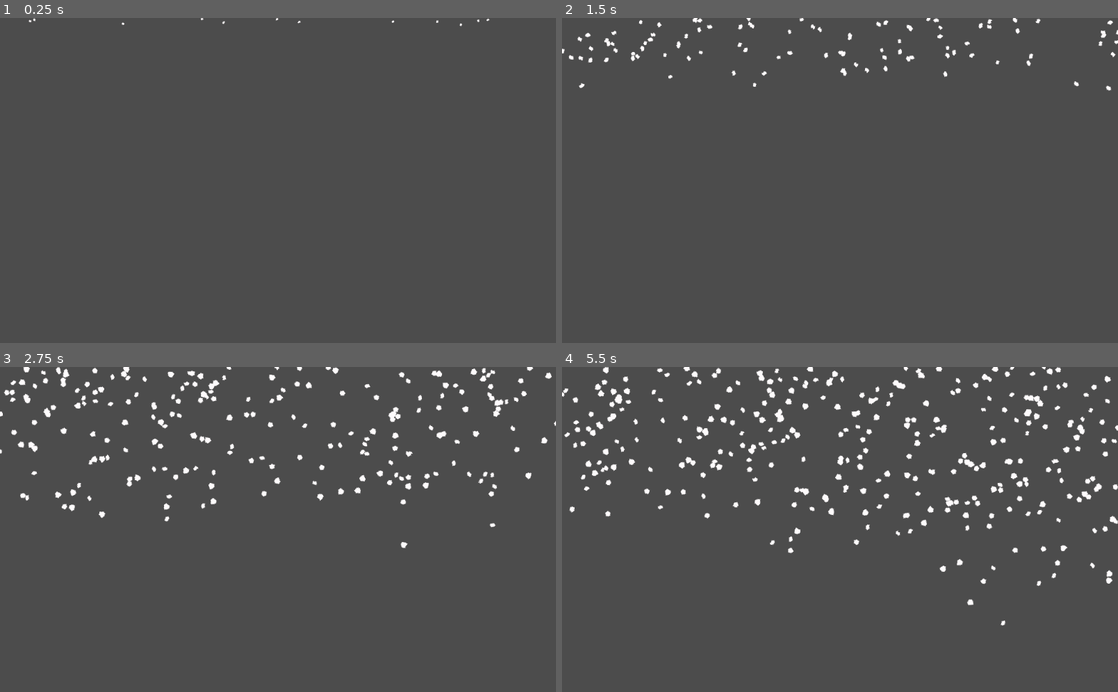
Above: before the commit, frames 1-4 (two rows, left to right).
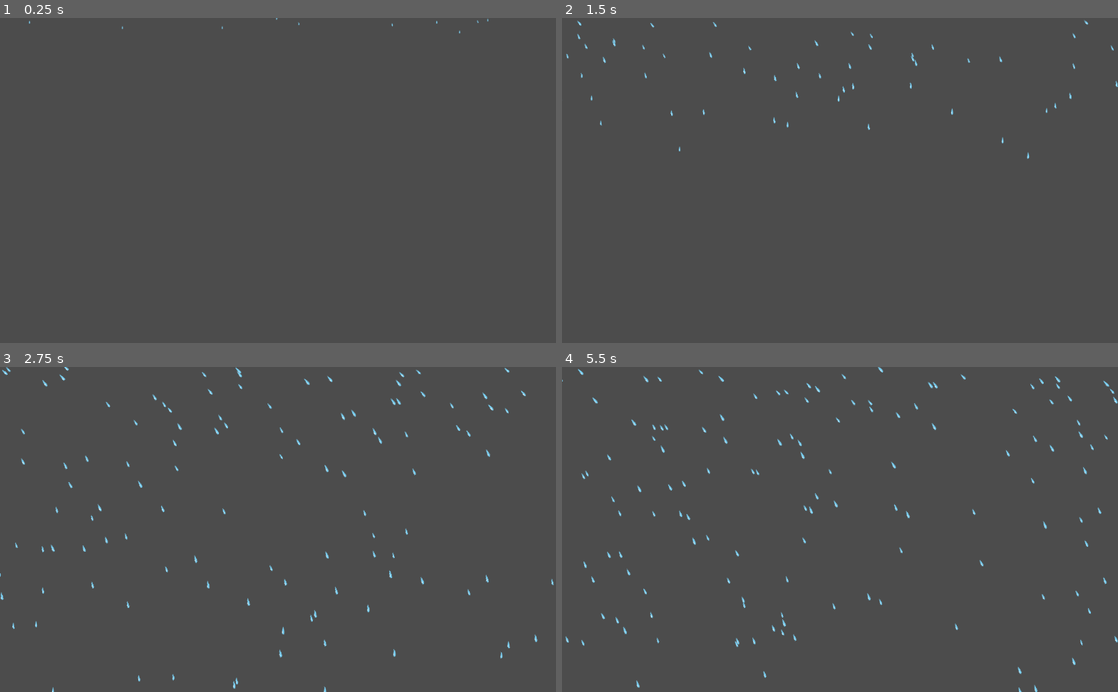
Above: after the commit, the same moments.

Repository: prathamdesai13/SailingGame
Game: Godot game, scene res://scenes/sampleWeatherUI.tscn
Same seed, same stepped clock (60 frames per second), same inputs: the game is played once before the commit and once after it.
Inputs:
- Up to frame 1 (0.25 s): no input
- Up to frame 2 (1.5 s): no input
- Up to frame 3 (2.75 s): no input
- Up to frame 4 (5.5 s): no input

The runs differ from the first frame. In frame 1, less than 0.1% of the frame differs, in the area x 5-89%, y 0-5%; in frame 2, 1.2%; in frame 3, 3.9%; in frame 4, 5.5%, in the area x 0-100%, y 0-100%.

Commit message:
removed things not needed from cloned weather repo

Diff:
--- a/weather/scenes/sampleWeatherUI.tscn
+++ b/weather/scenes/sampleWeatherUI.tscn
@@ -1,10 +1,7 @@
-[gd_scene load_steps=3 format=2]
+[gd_scene load_steps=2 format=2]
 
 [ext_resource path="res://src/weather.tscn" type="PackedScene" id=1]
-[ext_resource path="res://src/weatherUI.tscn" type="PackedScene" id=2]
 
 [node name="Node2D" type="Node2D"]
 
 [node name="Weather" parent="." instance=ExtResource( 1 )]
-
-[node name="WeatherUI" parent="." instance=ExtResource( 2 )]
--- a/weather/src/Weather.gd
+++ b/weather/src/Weather.gd
@@ -3,8 +3,7 @@
 export (String, 'rain') var weatherType = 'sun'
 export (float, -1, 1) var wind = 0
 export (float, 0, 1) var size = 0.3
-export (int, 100, 3000) var amount = 3000
-export (bool) var delayWeatherChange = true # Wait light change before changing weather
+export (int, 100, 3000) var amount = 1000
 export (float, 1, 300) var weatherChangeTime = 2
 
 var nightColor: Color = Color.white # color SUBTRACTED to scene
@@ -13,7 +12,7 @@
 # This way the weather effect will always be visible
 export var followNode: NodePath # = "../Player"
 
-onready var rain = $Snow
+onready var rain = $Rain
 onready var tween = $Tween
 
 # Emiter folows position of this node.
@@ -39,16 +38,11 @@
 func change_weather():
 
 	if weatherType == 'rain':
-
 		change_amount(rain, amount)
 		apply_rain_settings()
 		rain.emitting = true
-
 	else:
 		rain.emitting = false
-
-
-	# SETS LAST_AMOUNT FOR CHANGE CHECK
 	last_amount = amount
 
 func apply_rain_settings():
@@ -58,10 +52,9 @@
 
 	# RAIN WIND SETTINGS
 	# 0.5 + abs(wind) / 2
-	change_wind_speed(rain, 0.5 + abs(wind) / 2 + size / 2) # rain.speed_scale = 0.5 + abs(wind) / 2 + size / 2
+	change_wind_speed(rain, 0.5 + abs(wind) / 2) # rain.speed_scale = 0.5 + abs(wind) / 2 + size / 2
 	change_wind_direction(rain, wind) # rain.process_material.direction.x = wind
-	rain.process_material.gravity.x = 200 * wind
-	# rain.process_material.initial_velocity = 200 + 400 * abs(wind)
+	rain.process_material.gravity.x = 10 * wind
 
 func change_size(weather, new_size):
 
@@ -81,12 +74,12 @@
 
 	tween.interpolate_property(weather, "process_material:direction:x",
 	weather.process_material.direction.x, new_wind, weatherChangeTime,
-	Tween.TRANS_LINEAR, Tween.EASE_IN_OUT)
+	Tween.TRANS_SINE, Tween.EASE_IN_OUT)
 	tween.start()
 
 func change_wind_speed(weather, new_speed):
 
 	tween.interpolate_property(weather, "speed_scale",
 	weather.speed_scale, new_speed, weatherChangeTime,
-	Tween.TRANS_SINE, Tween.EASE_IN_OUT)
+	Tween.TRANS_BOUNCE, Tween.EASE_IN_OUT)
 	tween.start()
--- a/weather/src/WeatherUI.gd
+++ /dev/null
@@ -1,8 +0,0 @@
-extends Control
-export var weatherNode: NodePath = "../Weather"
-onready var weather: Node2D = get_node(weatherNode)
-
-func _ready() -> void:
-
-	# APPLY INITIAL WEATHER
-	weather.change_weather()
--- a/weather/src/weatherCollider.tscn
+++ /dev/null
@@ -1,84 +0,0 @@
-[gd_scene load_steps=3 format=2]
-
-[sub_resource type="GDScript" id=2]
-script/source = "extends Control
-tool
-
-# COLLIDER: Woks as a \"Tool\" in the Godot Editor.
-# If you resize the CollisionShape2D, the collider changes,
-# this way you can easily place the collider where you want on the map.
-
-export (String, 'clear', 'rain', 'snow') var weatherType = 'sun'
-export (float, -1, 1) var wind = 0
-export (float, 0, 1) var size = 0.3
-export (int, 100, 3000) var amount = 1500
-export (bool) var setLight = false
-export (float, 0, 1) var light = 1
-export (float, 1, 10) var lightChangeTime = 2
-export (bool) var delayWeatherChange = true # Wait light change before changing weather
-export (float, 1, 300) var weatherChangeTime = 2
-
-export var weatherNode: NodePath = \"../Weather\"
-
-onready var weather: Node2D = get_node(weatherNode)
-onready var collisionShape2D = $Area2D/CollisionShape2D
-
-func _ready() -> void:
-	_control_Area2D_shape(collisionShape2D)
-
-func _process(delta: float) -> void:
-	changeCollisionShapeTool()
-
-func changeCollisionShapeTool() -> void:
-	if Engine.editor_hint: # Only works in \"Editor\", not during the game...
-		var collisionShape2D = $Area2D/CollisionShape2D # UNNECESARY... already defined
-		_control_Area2D_shape(collisionShape2D)
-
-func changeWeather() -> void:
-	# print_debug(\"CHANGE WEATHER!!\")
-	if weather.last_control != self:
-		weather.last_control = self
-		weather.weatherType = weatherType
-		weather.wind = wind
-		weather.size = size
-		weather.amount = amount
-		weather.lightChangeTime = lightChangeTime
-		weather.delayWeatherChange = delayWeatherChange
-		weather.weatherChangeTime = weatherChangeTime
-
-		if setLight == true: weather.light = light
-
-		weather.change_weather()
-
-func _on_Area2D_body_entered(body: Node) -> void:
-	changeWeather()
-
-func _control_Area2D_shape(weather_shape) -> void:
-		weather_shape.position = rect_size / 2
-
-		# MAKES EVERY INSTANCE SHAPE UNIQUE to follow individual \"Control\" node shape...
-		weather_shape.shape = RectangleShape2D.new()
-		weather_shape.shape.extents = rect_size / 2
-		# print_debug(\"Shape: \", collisionShape2D.shape.extents, \" Rect: \", rect.rect_size)
-"
-
-[sub_resource type="RectangleShape2D" id=1]
-extents = Vector2( 20, 20 )
-
-[node name="WeatherControl" type="Control"]
-modulate = Color( 0, 1, 0, 1 )
-margin_right = 40.0
-margin_bottom = 40.0
-script = SubResource( 2 )
-__meta__ = {
-"_edit_use_anchors_": false
-}
-
-[node name="Area2D" type="Area2D" parent="."]
-collision_layer = 0
-
-[node name="CollisionShape2D" type="CollisionShape2D" parent="Area2D"]
-position = Vector2( 20, 20 )
-shape = SubResource( 1 )
-
-[connection signal="body_entered" from="Area2D" to="." method="_on_Area2D_body_entered"]
--- a/weather/src/weatherUI.tscn
+++ /dev/null
@@ -1,11 +0,0 @@
-[gd_scene load_steps=2 format=2]
-
-[ext_resource path="res://src/WeatherUI.gd" type="Script" id=1]
-
-[node name="WeatherUI" type="Control"]
-anchor_right = 1.0
-anchor_bottom = 1.0
-script = ExtResource( 1 )
-__meta__ = {
-"_edit_use_anchors_": false
-}
